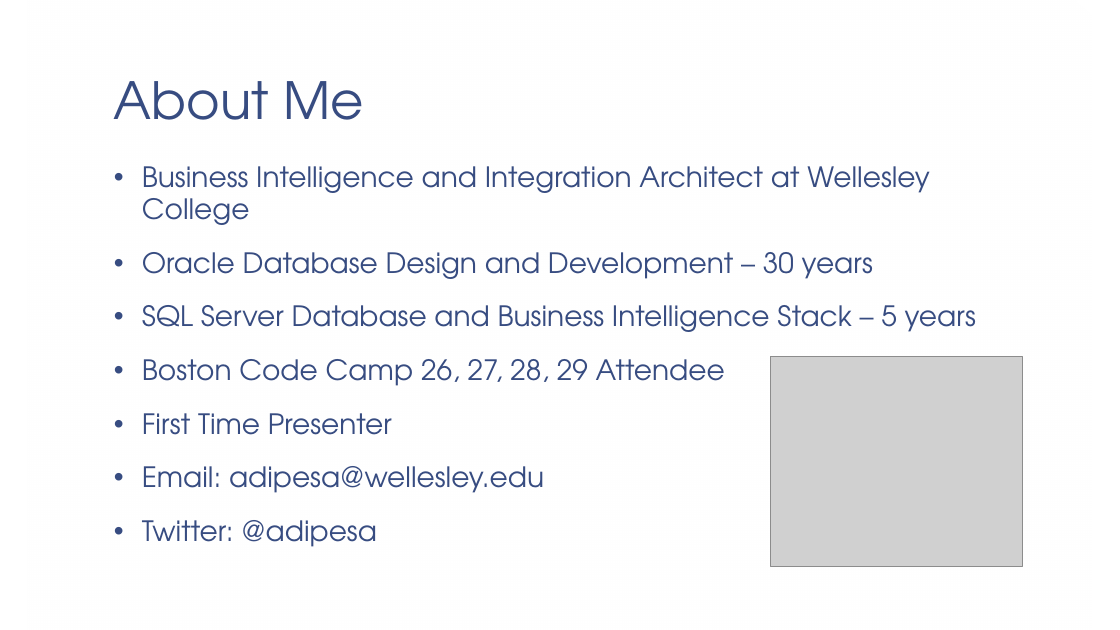
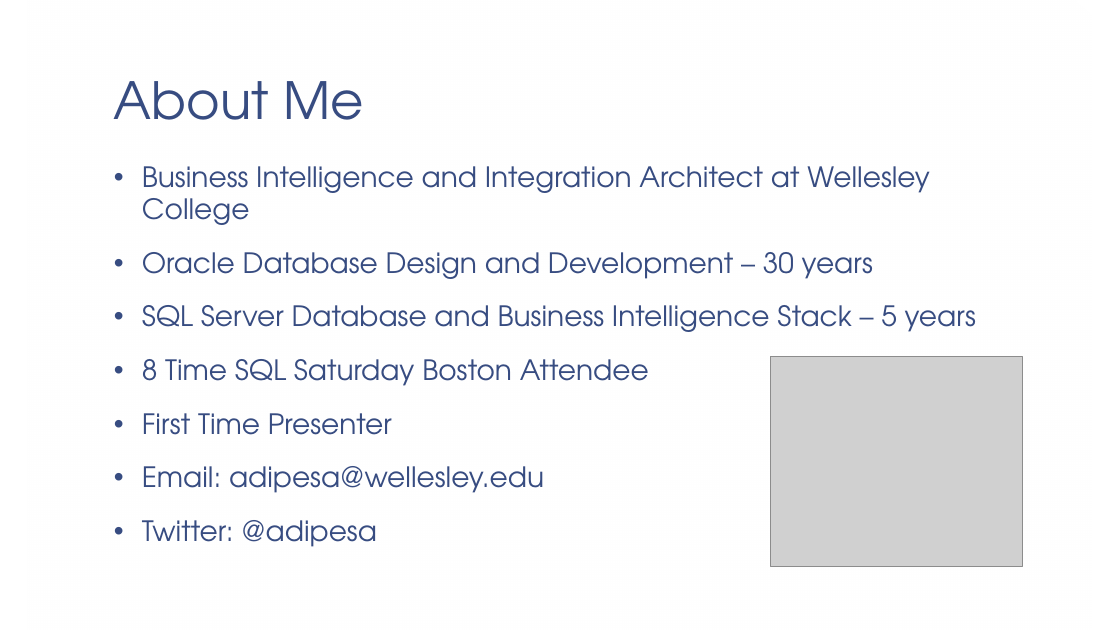
Before and after one commit to adipesa/sqlserver-json, a slide deck: slide 3 of SQL Server and JSON.pptx. Drawn at 1120x630 pixels with LibreOffice and Linux fonts; fonts in the diff are those of the drawing; grey boxes stand for pictures; background and template pictures are left out. Boxes give left, top, right and bottom in pixels: in the first picture for what was removed or moved away, otherwise in the second. Text is boxed around its words. In the diff, an @@ line names an element or a change of style, - is before the commit and + after.

```diff
--- a/SQL Server and JSON.pptx
+++ b/SQL Server and JSON.pptx
@@ text at box(142, 359, 649, 386): text changed @@
-• Boston Code Camp 26, 27, 28, 29 Attendee
+• 8 Time SQL Saturday Boston Attendee
```
Also in this commit, not shown: 2 slides added, 1 slide removed.
